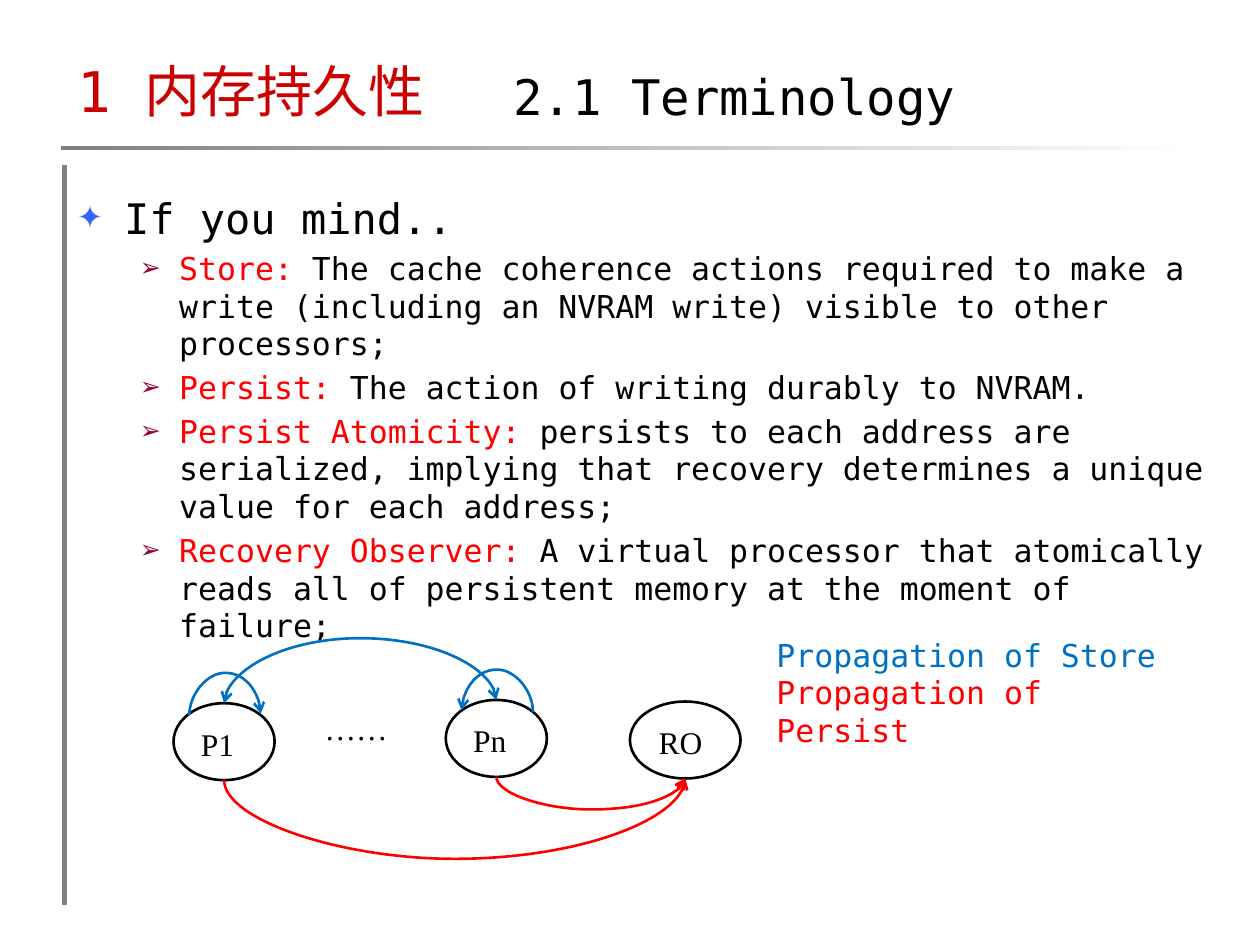
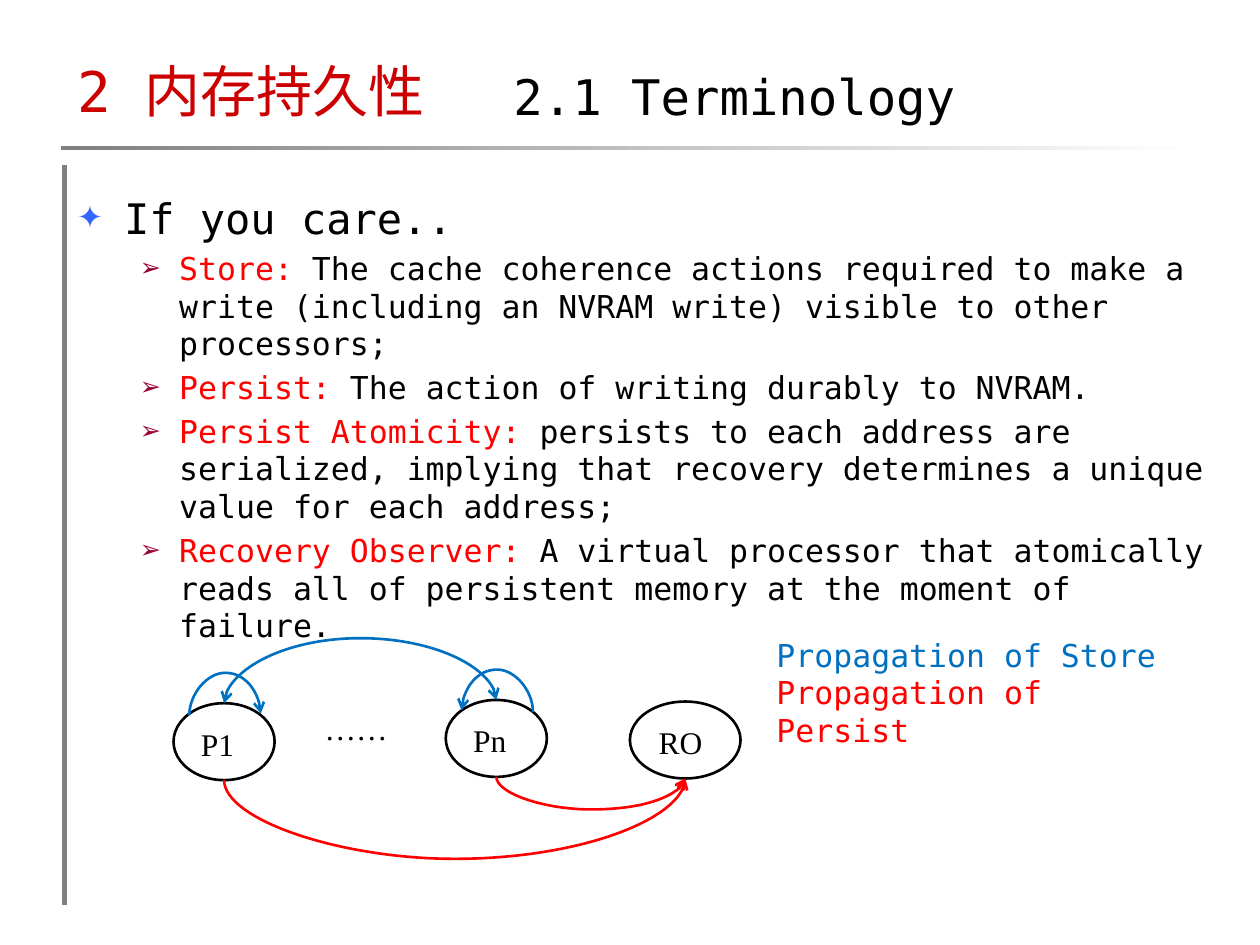
Before and after one commit to maokelong/CSDN-maokelong95, a slide deck: slide 22 of 共享资源/「2018-06-08」Memory Consistency, Memory Persistency.pptx. Drawn at 1260x945 pixels with LibreOffice and Linux fonts; fonts in the diff are those of the drawing; background and template pictures are left out. Boxes give left, top, right and bottom in pixels: in the first picture for what was removed or moved away, otherwise in the second. Text is boxed around its words. In the diff, an @@ line names an element or a change of style, - is before the commit and + after.

Commit message:
更新：内存模型系列（下）
PPT 替换成新版式

```diff
--- a/共享资源/「2018-06-08」Memory Consistency, Memory Persistency.pptx
+++ b/共享资源/「2018-06-08」Memory Consistency, Memory Persistency.pptx
@@ title at (x1=77, y1=65, x2=425, y2=117): text changed @@
-1 内存持久性
+2 内存持久性
@@ text at (x1=124, y1=202, x2=453, y2=243): text changed @@
-✦ If you mind..
+✦ If you care..
@@ text at (x1=179, y1=538, x2=1204, y2=645): text changed @@
-  ➢ Recovery Observer: A virtual processor that atomically reads all of persistent memory at the moment of failure;
+  ➢ Recovery Observer: A virtual processor that atomically reads all of persistent memory at the moment of failure.
```
Also in this commit, not shown: 10 other slides changed, 1 other file.
